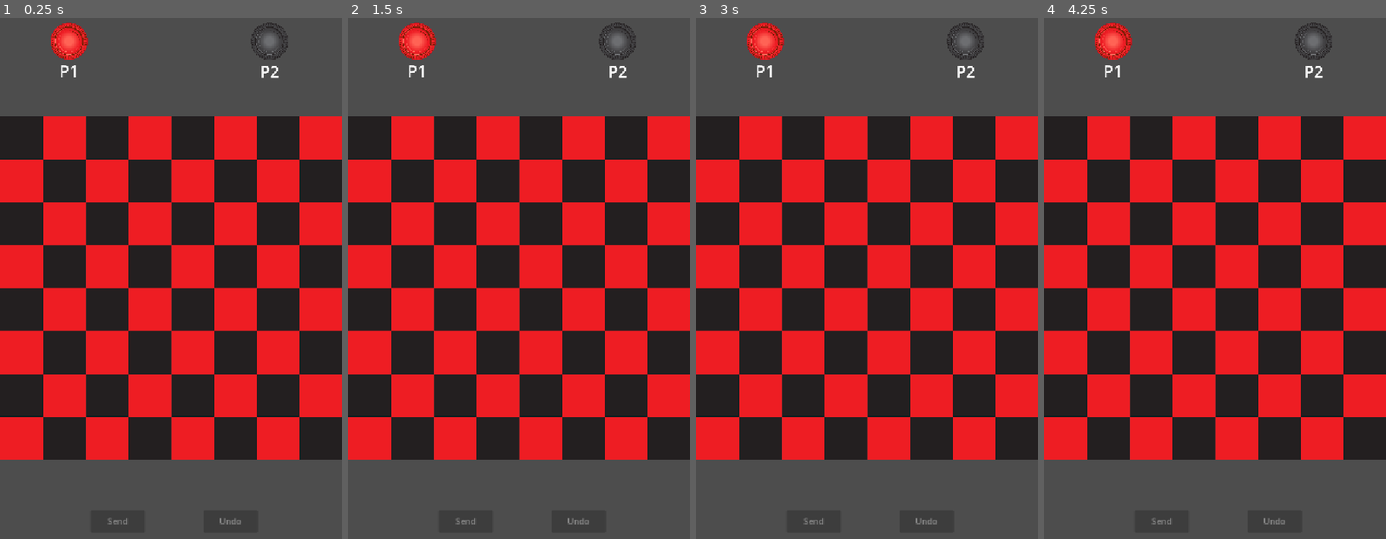
Above: before the commit, frames 1-4 (left to right).
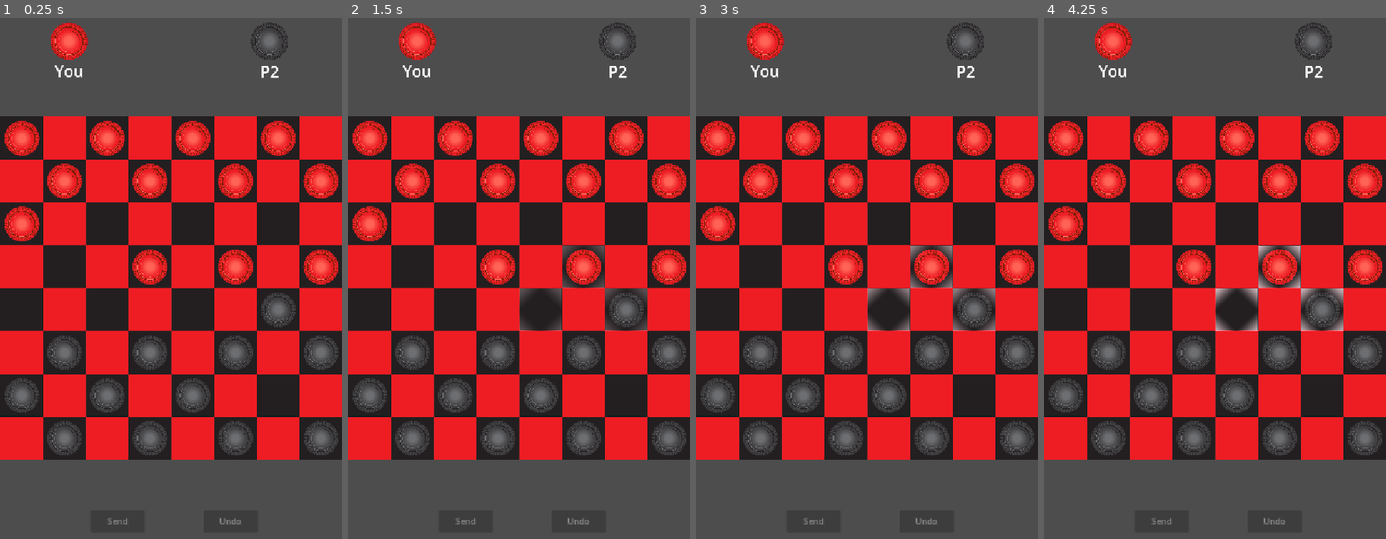
Above: after the commit, the same moments.

Repository: jakecrowley/gamepidgeon-checkers
Game: Godot game, scene res://checkers.tscn
Two runs of this game, one before a commit and one after it. Both use one fixed random seed, a clock stepped at 60 frames per second and the inputs below.
Inputs (mouse positions are in pixels of both pictures, inside the frame that each line leads up to):
- Up to frame 1 (0.25 s): no input
- Up to frame 2 (1.5 s): tap Enter at 0.5 s; move the mouse to (594, 262) at 0.52 s; click (594, 262) at 0.67 s; move the mouse to (450, 325) at 1.27 s; click (450, 325) at 1.42 s
- Up to frame 3 (3 s): move the mouse to (901, 158) at 2.02 s; click (901, 158) at 2.17 s; move the mouse to (849, 413) at 2.77 s; click (849, 413) at 2.92 s
- Up to frame 4 (4.25 s): move the mouse to (1317, 382) at 3.52 s; click (1317, 382) at 3.67 s

The runs differ from the first frame. In frame 1, 11% of the frame differs, in the area x 1-100%, y 9-84%; in frame 2, 12%; in frame 3, 12%; in frame 4, 13%.

Commit message:
add multi-jumps!

Diff:
--- a/checkers_board_top.gd
+++ b/checkers_board_top.gd
@@ -1,27 +1,27 @@
 extends Sprite2D
 class_name CheckersBoardTop
 
-#var replay = "board:0,2,0,2,0,2,0,2,2,0,2,0,2,0,2,0,0,2,0,2,0,2,0,2,0,0,0,0,0,0,0,0,0,0,0,0,0,0,0,0,1,0,1,0,1,0,1,0,0,1,0,1,0,1,0,1,1,0,1,0,1,0,1,0|move:5,2,4,3|board:0,2,0,2,0,2,0,2,2,0,2,0,2,0,2,0,0,2,0,2,0,0,0,2,0,0,0,0,2,0,0,0,0,0,0,0,0,0,0,0,1,0,1,0,1,0,1,0,0,1,0,1,0,1,0,1,1,0,1,0,1,0,1,0";
 var black_king_texture = preload("res://checker_black_king.png")
 var red_king_texture = preload("res://checker_red_king.png")
-
-var replay = null;
+var black_normal_texture = preload("res://checker_black.png")
+var red_normal_texture = preload("res://checker_red.png")
+
+var replay = null
 var redPiece: Sprite2D
 
 var boardHighlight: BoardHighlight
 var highlights: Array[BoardHighlight]
 
 var clicked_piece: Sprite2D
-var clickedPiecePos: Vector2
 
 var moves: Array[Vector2]
 var has_moved: bool = false
-var prev_move: Array[Vector2]
-var prev_jump: Sprite2D = null
+var prev_moves: Array[Vector2]
+var prev_jumps: Array[Sprite2D]
 
 var has_connected = false
 
-var player = -1
+var player = null
 
 # Called when the node enters the scene tree for the first time.
 func _ready() -> void:
@@ -33,6 +33,8 @@
 			has_connected = true
 	else:
 		print("App plugin is not available")
+		if replay == null or player == null:
+			_set_replay("player:1,board:0,2,0,2,0,2,0,2,2,0,2,0,2,0,0,0,0,2,0,2,0,2,0,2,0,0,0,0,0,0,2,0,0,0,0,1,0,0,0,1,1,0,0,0,1,0,0,0,0,1,0,1,0,1,0,1,1,0,1,0,1,0,1,0|board:0,2,0,2,0,2,0,2,2,0,2,0,2,0,0,0,0,2,0,2,0,2,0,2,0,0,0,0,0,0,2,0,0,0,0,1,0,1,0,1,1,0,0,0,0,0,0,0,0,1,0,1,0,1,0,1,1,0,1,0,1,0,1,0")
 
 	if replay == null or player == null:
 		return
@@ -43,7 +45,8 @@
 	var blackPiece: Sprite2D = get_node("CheckerPieceBlack")
 	boardHighlight = get_node("BoardHighlight")
 
-	var prevBoard = replay.split('|')[0].substr(6).split(',');
+	var prevBoard = null
+	var nextBoard = null
 
 	var replayMoves = Array()
 
@@ -51,8 +54,15 @@
 		var spl = elem.split(':')
 		if spl[0] == 'move' || spl[0] == 'attack':
 			replayMoves.append(elem)
-
-	var nextBoard = replay.split('|')[2].substr(6).split(',');
+		if spl[0] == 'board':
+			if prevBoard == null:
+				prevBoard = spl[1].split(',')
+			else:
+				nextBoard = spl[1].split(',')
+
+	# WTF gamepigeon, sometimes you just don't send the moves????
+	if len(replayMoves) == 0 && prevBoard != nextBoard:
+		prevBoard = nextBoard
 
 	print(replayMoves)
 
@@ -92,6 +102,8 @@
 func _set_replay(new_replay: String):
 	player = int(new_replay.substr(7, 1))
 	replay = new_replay.substr(9)
+	#player = 2
+	#replay = "board:0,0,0,0,0,0,0,0,0,0,0,0,0,0,2,0,0,2,0,2,0,2,0,2,2,0,2,0,0,0,0,0,0,0,0,1,0,1,0,1,1,0,0,0,1,0,1,0,0,0,0,1,0,0,0,0,0,0,0,0,0,0,1,0|move:5,4,6,3|board:0,0,0,0,0,0,0,0,0,0,0,0,0,0,2,0,0,2,0,2,0,2,0,2,2,0,2,0,0,0,1,0,0,0,0,1,0,0,0,1,1,0,0,0,1,0,1,0,0,0,0,1,0,0,0,0,0,0,0,0,0,0,1,0"
 	_ready()
 
 func export_replay() -> String:
@@ -119,13 +131,16 @@
 	for val in board:
 		boardStr += val + ","
 
-	var moveType = "move"
-	if abs(prev_move[0].x - prev_move[1].x) > 1:
-		moveType = "attack"
-
-	return replay.split('|')[2] + "|move:" + str(prev_move[0].x) + "," + str(prev_move[0].y) + "," + str(prev_move[1].x) + "," + str(prev_move[1].y) + "|board:" + boardStr.substr(0, boardStr.length()-1)
-
-func jump_piece(prevX: int, prevY: int, newX: int, newY: int, delay: float = 0.0):
+	var move_str = "|"
+	for i in range(0, len(prev_moves), 2):
+		var moveType = "move"
+		if abs(prev_moves[i].x - prev_moves[i+1].x) > 1:
+			moveType = "attack"
+		move_str += moveType + ":" + str(prev_moves[i].x) + "," + str(prev_moves[i].y) + "," + str(prev_moves[i+1].x) + "," + str(prev_moves[i+1].y) + "|"
+
+	return replay.split('|')[-1] + move_str + "board:" + boardStr.substr(0, boardStr.length()-1)
+
+func jump_piece(prevX: int, prevY: int, newX: int, newY: int, anim_delay: float = 0.0):
 	var x_step = 1 if newX > prevX else -1
 	var y_step = 1 if newY > prevY else -1
 	var jumpedPiece: Sprite2D = get_node_or_null(str(prevX + x_step) + "," + str(prevY + y_step))
@@ -133,30 +148,35 @@
 		var tween = jumpedPiece.get_tree().create_tween()
 		var modulate_color = jumpedPiece.self_modulate
 		modulate_color.a = 0.0
-		tween.tween_interval(delay)
+		tween.tween_interval(anim_delay)
 		tween.tween_property(jumpedPiece, "self_modulate", modulate_color, 0.5).set_trans(Tween.TRANS_LINEAR)
 		jumpedPiece.name = str(prevX + x_step) + "," + str(prevY + y_step) + "_jumped"
-		prev_jump = jumpedPiece
-
-func move_piece(piece: Sprite2D, x: int, y: int):
+		prev_jumps.append(jumpedPiece)
+
+func move_piece(piece: Sprite2D, x: int, y: int, anim_delay: float = 0.0):
 	var newPos = Vector2(redPiece.position.x + (135 * x), redPiece.position.y + (135 * y))
 	var tween = piece.get_tree().create_tween()
+	tween.tween_interval(anim_delay)
 	tween.tween_property(piece, "position", newPos, 0.5).set_trans(Tween.TRANS_SINE)
 	var color = get_piece_color(piece)
 	if (color == "black" and (7-y) == 7) or (color == "red" and (7-y) == 0):
 		tween.tween_callback(set_checker_king.bind(piece, color))
 	piece.name = str(x) + "," + str(7-y)
 
-func set_checker_king(piece: Sprite2D, color: String):
+func set_checker_king(piece: Sprite2D, color: String, undo: bool = false):
 	if color == "red":
-		piece.texture = red_king_texture
+		piece.texture = red_normal_texture if undo else red_king_texture
 	elif color == "black":
-		piece.texture = black_king_texture
+		piece.texture = black_normal_texture if undo else black_king_texture
 
 func is_checker_king(piece: Sprite2D) -> bool:
 	if piece.texture.resource_path.contains("king"):
 		return true
 	return false
+
+func getPiecePos(piece: Sprite2D) -> Vector2:
+	var posStr = piece.name.split(',')
+	return Vector2(int(posStr[0]), int(posStr[1]))
 
 func add_highlight(x: int, y: int):
 	var newHighlight: BoardHighlight = boardHighlight.duplicate()
@@ -194,30 +214,45 @@
 		diagonals.append(Vector2(-1, -1));
 
 	for diagonal in diagonals:
+		var clickedPiecePos = getPiecePos(clicked_piece)
 		var pos = Vector2(clickedPiecePos.x + diagonal.x, clickedPiecePos.y + diagonal.y)
-		var piece = get_node_or_null(str(pos.x) + "," + str(pos.y))
-		if piece == null:
-			moves.append(pos)
-			add_highlight(pos.x, 7 - pos.y)
-		elif !check_player(piece): #check for jumps
-			var x_step = 1 if pos.x > clickedPiecePos.x else -1
-			var y_step = 1 if pos.y > clickedPiecePos.y else -1
-			var newPos = Vector2(pos.x + x_step, pos.y + y_step)
-			if get_node_or_null(str(newPos.x) + "," + str(newPos.y)) == null:
-				moves.append(newPos)
-				add_highlight(newPos.x, 7 - newPos.y)
+		if pos.y <= 7 and pos.y >= 0:
+			var piece = get_node_or_null(str(pos.x) + "," + str(pos.y))
+			if piece == null:
+				if len(prev_moves) > 0:
+					continue
+				moves.append(pos)
+				add_highlight(pos.x, 7 - pos.y)
+			elif !check_player(piece): #check for jumps
+				var x_step = 1 if pos.x > clickedPiecePos.x else -1
+				var y_step = 1 if pos.y > clickedPiecePos.y else -1
+				var newPos = Vector2(pos.x + x_step, pos.y + y_step)
+				if get_node_or_null(str(newPos.x) + "," + str(newPos.y)) == null:
+					moves.append(newPos)
+					add_highlight(newPos.x, 7 - newPos.y)
 
 
 func undo_move():
-	var piece: Sprite2D = get_node(str(prev_move[1].x) + "," + str(prev_move[1].y))
-	move_piece(piece, prev_move[0].x, abs(prev_move[0].y - 7))
-	if prev_jump != null:
+	clear_highlights()
+	for i in range(len(prev_moves), 0, -2):
+		move_piece(clicked_piece, prev_moves[i-2].x, abs(prev_moves[i-2].y - 7), (len(prev_moves)-i)*0.25)
+
+	var color = get_piece_color(clicked_piece)
+	if (color == "black" and prev_moves[-1].y == 7) or (color == "red" and prev_moves[-1].y == 0):
+		set_checker_king(clicked_piece, color, true)
+
+	for i in range(len(prev_jumps)-1, -1, -1):
+		var prev_jump = prev_jumps[i]
 		var tween = prev_jump.get_tree().create_tween()
 		var modulate_color = prev_jump.self_modulate
 		modulate_color.a = 1.0
+		tween.tween_interval((len(prev_jumps)-1-i)*0.5)
 		tween.tween_property(prev_jump, "self_modulate", modulate_color, 0.5).set_trans(Tween.TRANS_LINEAR)
 		prev_jump.name = prev_jump.name.split("_")[0]
+	clicked_piece = null
 	has_moved = false
+	prev_jumps.clear()
+	prev_moves.clear()
 	(get_node("../UndoButton") as Button).disabled = true
 	(get_node("../SendButton") as Button).disabled = true
 
@@ -231,28 +266,28 @@
 
 func _input(event: InputEvent) -> void:
 	if event is InputEventMouseButton:
-		if event.pressed and event.button_index == 1 and not has_moved:
+		if event.pressed and event.button_index == 1:
 			var x: int = ceil(event.position.x / 80) - 1;
 			var y: int = ceil(event.position.y / 80) - 4;
 			print("board position at ", x, ",", 7-y, " clicked")
 
 			var clickedPiece: Sprite2D = get_node_or_null(str(x) + "," + str(7-y))
-			if clickedPiece != null:
+			if clickedPiece != null and (clicked_piece == null or has_moved == false):
 				if check_player(clickedPiece):
 					clear_highlights()
 					clicked_piece = clickedPiece
-					clickedPiecePos = Vector2(x, 7-y)
 					add_highlight(x, y)
 					gen_moves()
 			elif clicked_piece != null and moves.has(Vector2(x, 7-y)):
+				var prevPiecePos = getPiecePos(clicked_piece)
 				move_piece(clicked_piece, x, y)
-				clicked_piece = null
 				clear_highlights()
 				has_moved = true
-				prev_move.insert(0, clickedPiecePos)
-				prev_move.insert(1, Vector2(x, 7-y))
-				if abs(prev_move[0].x - prev_move[1].x) > 1:
-					jump_piece(prev_move[0].x, prev_move[0].y, prev_move[1].x, prev_move[1].y)
+				prev_moves.append(prevPiecePos)
+				prev_moves.append(Vector2(x, 7-y))
+				if abs(prev_moves[-2].x - prev_moves[-1].x) > 1:
+					jump_piece(prev_moves[-2].x, prev_moves[-2].y, prev_moves[-1].x, prev_moves[-1].y)
+				gen_moves()
 				(get_node("../UndoButton") as Button).disabled = false
 				(get_node("../SendButton") as Button).disabled = false
 
